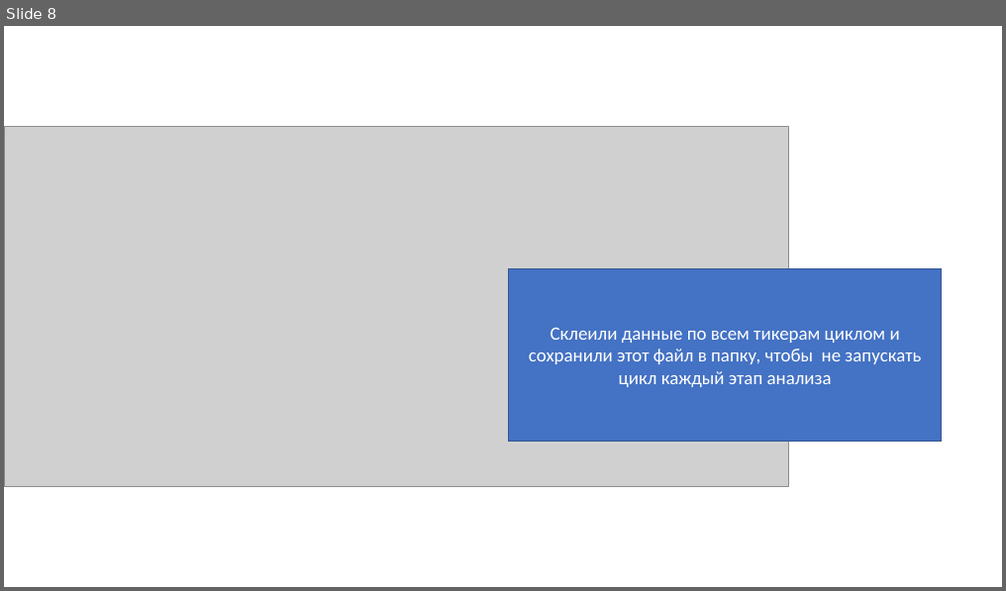
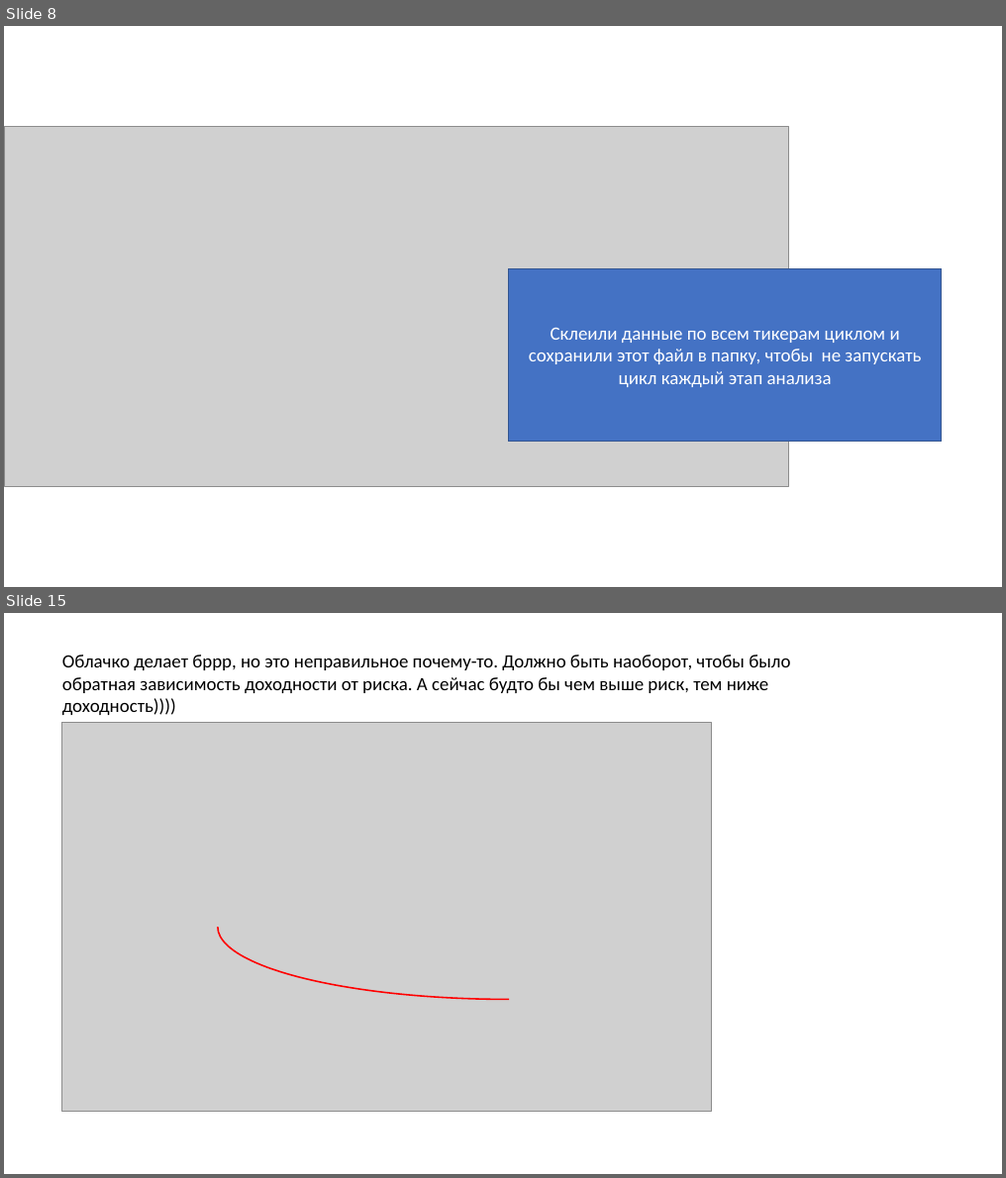
Before and after one commit to zarzir2022/sharp-research, a slide deck: PortfolioOptimum/Портфельный анализ.pptx. Shown one above the other, each under a label of ours: slide 8 before the commit, slides 8 and 15 after it; the slides between them are not shown. The pictures are 1006x591 and 1006x1178 pixels, drawn with LibreOffice and Linux fonts; fonts in the diff are those of the drawing; grey boxes stand for pictures. Boxes give left, top, right and bottom in pixels: in the first picture for what was removed or moved away, otherwise in the second. Text is boxed around its words. In the diff, an @@ line names an element or a change of style, - is before the commit and + after.

```diff
--- a/PortfolioOptimum/Портфельный анализ.pptx
+++ b/PortfolioOptimum/Портфельный анализ.pptx
@@ slide 15 added at (4, 613, 1002, 1174), background #FFFFFF @@
@@ text added at (62, 655, 790, 715), 18 pt, text #000000 @@
+Облачко делает бррр, но это неправильное почему-то. Должно быть наоборот, чтобы было обратная зависимость доходности от риска. А сейчас будто бы чем выше риск, тем ниже доходность))))
@@ picture added at (61, 722, 711, 1112) @@
@@ arc (boxed as its full ellipse) added at (218, 855, 801, 1000), outline #FF0000 1.5 pt @@
```
Also in this commit, not shown: 1 slide changed, 7 other slides added, 1 slide removed, 2 other files.
